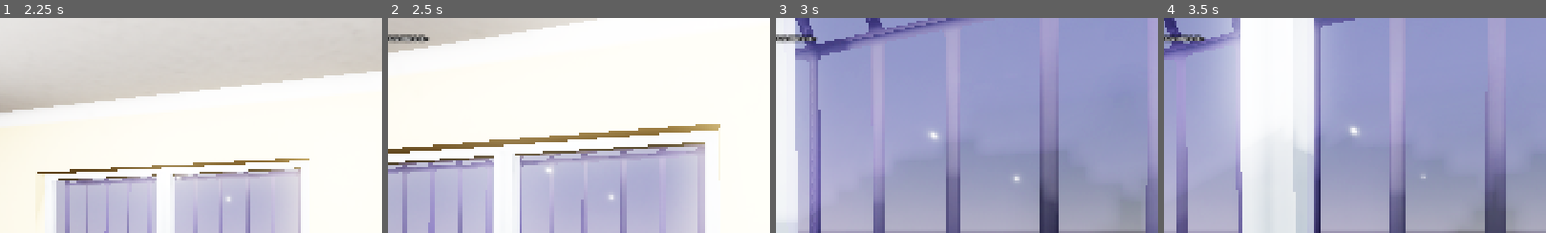
Above: before the commit, frames 1-4 (left to right).
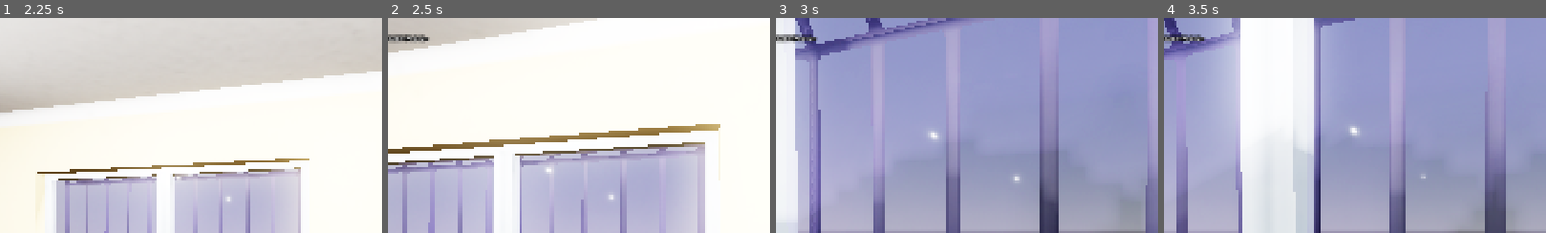
Above: after the commit, the same moments.

Repository: takanazwa5/ProjektMonopolowy
Game: Godot game, scene res://scenes/game/game.tscn
Same seed, same stepped clock (60 frames per second), same inputs: the game is played once before the commit and once after it.
Inputs (mouse positions are % of the whole screen's width and height, from its top left):
- Up to frame 1 (2.25 s): tap Enter at 0.5 s; move the mouse to (55, 50) at 0.52 s; hold G (drop_item) 0.53-1.28 s; hold W (walk_forward) from 0.53 s (still down); click (55, 50) at 0.67 s; move the mouse to (45, 50) at 1.27 s; tap Ctrl (crouch) at 1.35 s; tap G (drop_item) at 1.55 s; move the mouse to (52, 48) at 2.02 s; hold G (drop_item) from 2.03 s (still down)
- Up to frame 2 (2.5 s): keep holding W (walk_forward); keep holding G (drop_item)
- Up to frame 3 (3 s): keep holding W (walk_forward); move the mouse to (49, 52) at 2.77 s; release G (drop_item) at 2.78 s; tap E (interact) at 2.85 s; click (49, 52) at 2.92 s
- Up to frame 4 (3.5 s): keep holding W (walk_forward); tap G (drop_item) at 3.05 s
The pictures show only the part of the screen within x 16-66%, y 0-50%; the shares and areas given below are measured in that part.

Frame 1 is identical in both runs. In frame 2, less than 0.1% of the frame differs, in the area x 2-10%, y 7-11%; in frame 3, less than 0.1%; in frame 4, less than 0.1%.

Commit message:
Update item_rig.gd

Diff:
--- a/features/player/item_rig.gd
+++ b/features/player/item_rig.gd
@@ -1,4 +1,11 @@
 class_name ItemRig extends Node3D
+
+
+signal item_entered(item: Item)
+signal item_exited()
+
+
+const TWEEN_DURATION: float = 0.25
 
 
 var current_item: Item
@@ -12,23 +19,27 @@
 
 func _unhandled_key_input(event: InputEvent) -> void:
 
-	if not current_item is Item: return
+	if not is_instance_valid(current_item): return
 
-	if event.is_action_pressed(&"drop_item"):
+	if event.is_action_pressed(&"drop_item"): current_item.queue_free()
 
-		current_item.queue_free()
-		current_item = null
+
+func _move_item_to_rig(item: Item) -> void:
+
+	var tween : Tween = create_tween().set_trans(Tween.TRANS_CUBIC)
+	tween.tween_property(item, ^"transform", Transform3D(), TWEEN_DURATION)
 
 
 func _on_child_entered_tree(node: Node) -> void:
 
 	current_item = node
-	var tween : Tween = create_tween().set_trans(Tween.TRANS_CUBIC)
-	tween.tween_property(current_item, ^"transform", Transform3D(), 0.25)
+	_move_item_to_rig(current_item)
 	get_tree().set_group(&"items", "can_interact", false)
+	item_entered.emit(current_item)
 
 
 func _on_child_exited_tree(_node: Node) -> void:
 
 	current_item = null
 	get_tree().set_group(&"items", "can_interact", true)
+	item_exited.emit()
